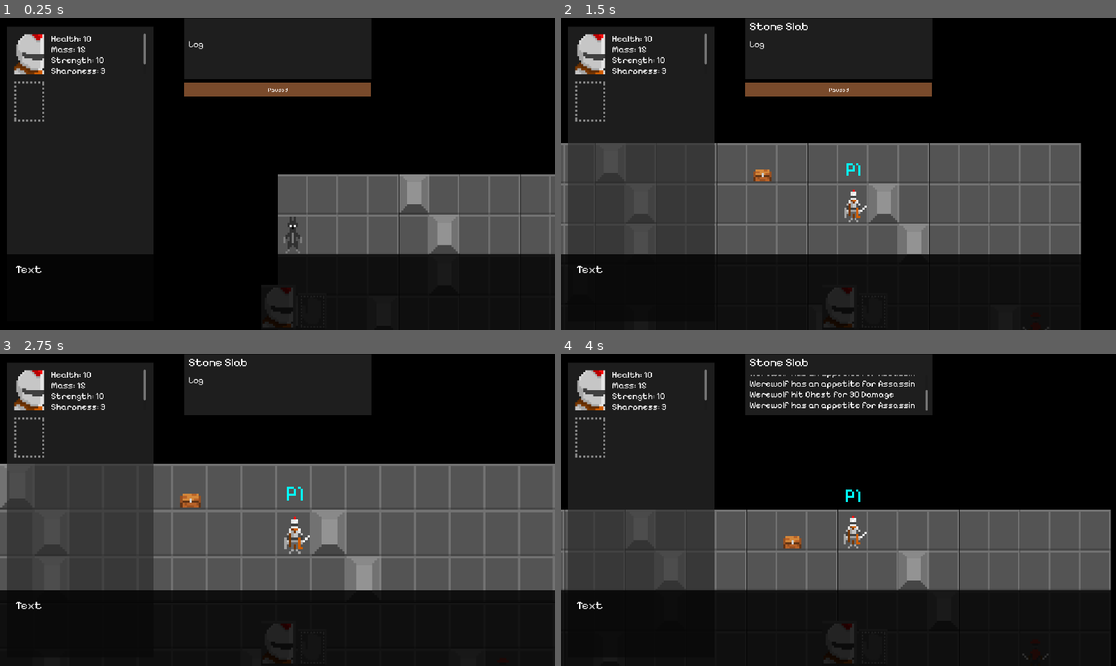
Above: before the commit, frames 1-4 (two rows, left to right).
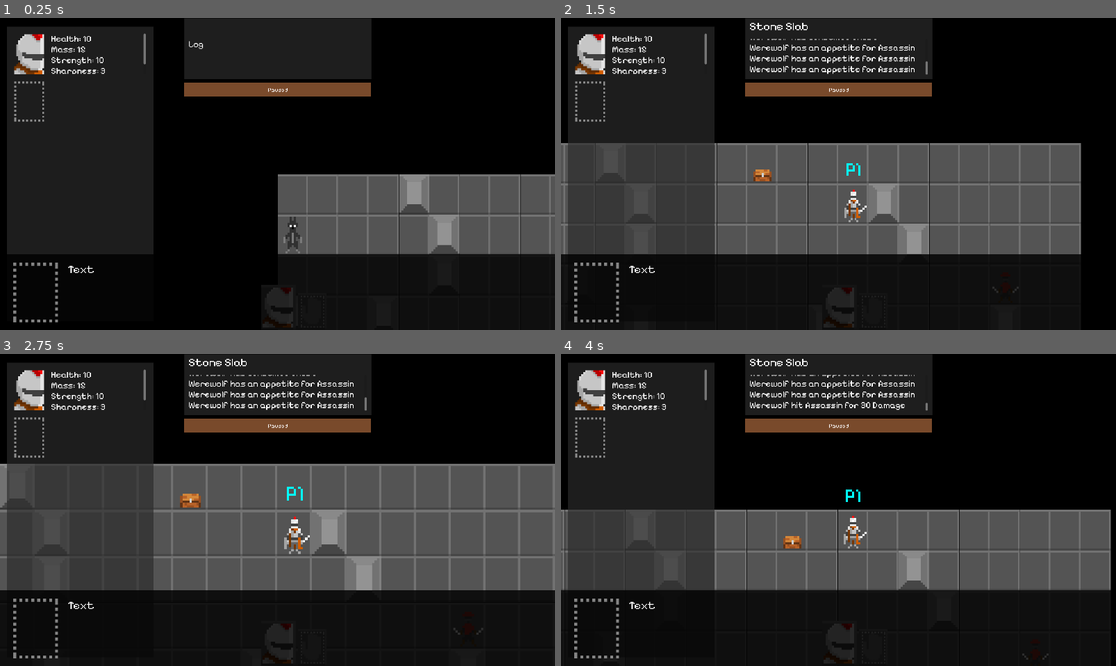
Above: after the commit, the same moments.

Repository: joshandersn/firecrest
Game: Godot game, scene res://main.tscn
Same seed, same stepped clock (60 frames per second), same inputs: the game is played once before the commit and once after it.
Inputs (mouse positions are in pixels of both pictures, inside the frame that each line leads up to):
- Up to frame 1 (0.25 s): no input
- Up to frame 2 (1.5 s): tap Enter (ui_accept) at 0.5, 0.77, 0.8, 1.07, 1.35 s; move the mouse to (855, 192) at 0.52 s; hold D (move_right) 0.53-1.28 s; tap T (talk, bound only after the commit) at 0.6 s; move the mouse to (583, 192) at 1.27 s; hold S (move_down) from 1.28 s (still down)
- Up to frame 3 (2.75 s): tap Enter (ui_accept) at 1.52, 1.82, 2.3 s; tap T (talk, bound only after the commit) at 1.55 s; move the mouse to (49, 491) at 2.02 s; release S (move_down) at 2.03 s; hold D (move_right) from 2.03 s (still down); tap = (zoom_in) at 2.1 s
- Up to frame 4 (4 s): tap Enter (ui_accept) at 2.75, 3.02, 3.32, 3.77, 3.8 s; move the mouse to (616, 488) at 2.77 s; release D (move_right) at 2.78 s; hold W (move_up) 2.78-3.53 s; tap - (zoom_out) at 2.85 s; tap T (talk, bound only after the commit) at 3.05, 3.6 s; move the mouse to (672, 528) at 3.52 s; hold A (move_left) from 3.53 s (still down)

The runs differ from the first frame. In frame 1, 0.3% of the frame differs, in the area x 2-17%, y 78-98%; in frame 2, 1.1%; in frame 3, 2.6%, in the area x 2-87%, y 6-98%; in frame 4, 2.2%.

Commit message:
entities will now eat dead items

Diff:
--- a/Objects/entity.gd
+++ b/Objects/entity.gd
@@ -6,9 +6,11 @@
 
 @onready var move = $Move
 @onready var sensory = $Sensory
+@onready var talk = $Talk
 
 var detected_entities: Array[Node2D]
 var rng = RandomNumberGenerator.new()
+
 
 func refresh() -> void:
 	$Label.visible = is_player
@@ -55,7 +57,7 @@
 			for target in targets:
 				if target.entity.protein < entity.mass:
 					desired_target = target
-			if desired_target and desired_target.entity.health > 0:
+			if desired_target:
 				move_toward_direction(desired_target)
 				Game.game_log.emit(str(entity.tag, " has an appetite for ", desired_target.entity.tag))
 			else:
@@ -72,7 +74,12 @@
 		elif Input.is_action_just_pressed("move_right"):
 			move.use(Vector2.RIGHT)
 
+		if Input.is_action_just_pressed("talk"):
+			talk.use(Game.current_focused_entity)
+
+
 
 func _on_mouse_entered() -> void:
+	Game.current_focused_entity = self
 	Game.ui_inspect_entity_description = str(entity.tag)
 	Game.emit_signal("ui_update")
--- a/Objects/entity.tscn
+++ b/Objects/entity.tscn
@@ -1,9 +1,10 @@
-[gd_scene load_steps=7 format=3 uid="uid://dhokegx1ki0fl"]
+[gd_scene load_steps=8 format=3 uid="uid://dhokegx1ki0fl"]
 
 [ext_resource type="Script" path="res://Objects/entity.gd" id="1_e7jks"]
 [ext_resource type="Script" path="res://Skills/move.gd" id="3_0mojd"]
 [ext_resource type="Script" path="res://Objects/interact.gd" id="3_a4ejc"]
 [ext_resource type="Script" path="res://Objects/sensory.gd" id="4_1eewo"]
+[ext_resource type="Script" path="res://Objects/talk.gd" id="5_jeh80"]
 
 [sub_resource type="RectangleShape2D" id="RectangleShape2D_rhqge"]
 size = Vector2(14, 19)
@@ -67,6 +68,9 @@
 shape = SubResource("RectangleShape2D_no7i7")
 debug_color = Color(0.992962, 0, 0.274415, 0.0431373)
 
+[node name="Talk" type="Node" parent="."]
+script = ExtResource("5_jeh80")
+
 [connection signal="mouse_entered" from="." to="." method="_on_mouse_entered"]
 [connection signal="area_entered" from="Sense" to="Sensory" method="_on_area_2d_area_entered"]
 [connection signal="area_exited" from="Sense" to="Sensory" method="_on_area_2d_area_exited"]
--- a/Objects/interact.gd
+++ b/Objects/interact.gd
@@ -2,17 +2,23 @@
 
 func use(body, user) -> void:
 	if "entity" in body:
-		if body.entity.health <= 0 and user.is_player:
-			Game.opened_storage_contents = body.entity.storage
-			Game.opened_storage_containers.append(body)
-			Game.emit_signal("ui_update")
-			if body.entity.storage == []:
-				if user.entity.strength >= body.entity.mass:
-					user.entity.storage.append(body.entity)
-					Game.opened_storage_containers = []
-					body.queue_free()
-				else:
-					Game.emit_signal("game_log", str(body.entity.tag, " is too heavy (", body.entity.mass, ") for ", user.entity.tag, " to pick up!"))
+		if body.entity.health <= 0:
+			if user.is_player:
+				Game.opened_storage_contents = body.entity.storage
+				Game.opened_storage_containers.append(body)
+				Game.emit_signal("ui_update")
+				if body.entity.storage == []:
+					if user.entity.strength >= body.entity.mass:
+						user.entity.storage.append(body.entity)
+						Game.opened_storage_containers = []
+						body.queue_free()
+					else:
+						Game.emit_signal("game_log", str(body.entity.tag, " is too heavy (", body.entity.mass, ") for ", user.entity.tag, " to pick up!"))
+			else:
+				user.entity.storage.append(body.entity)
+				Game.players.erase(body)
+				body.queue_free()
+				Game.emit_signal("game_log", str(user.entity.tag, " has consumed ", body.entity.tag))
 		else:
 			var damage = user.entity.mass + user.entity.sharpness
 			if user.entity.wielded:
--- /dev/null
+++ b/Objects/talk.gd
@@ -0,0 +1,6 @@
+extends Node
+
+@onready var parent = get_parent()
+func use(target) -> void:
+	print(target)
+	#Game.start_conversation(parent, target)
--- a/game.gd
+++ b/game.gd
@@ -11,6 +11,8 @@
 var ui_inspect_tile_description: String
 var ui_inspect_entity_title: String
 var ui_inspect_entity_description: String
+var current_focused_entity: Node2D
+
 signal ui_update
 signal center_camera
 signal game_log
--- a/main.gd
+++ b/main.gd
@@ -20,7 +20,7 @@
 	if Input.is_action_just_pressed("toggle_inventory"):
 		$UI.toggle_inventory_view()
 
-	if Input.is_action_just_pressed("ui_accept"):
+	if Input.is_action_just_pressed("pause"):
 		Game.real_time = !Game.real_time
 		Game.emit_signal("ui_update")
 
--- a/main.tscn
+++ b/main.tscn
@@ -271,12 +271,12 @@
 grow_vertical = 2
 color = Color(0, 0, 0, 0.823529)
 
-[node name="Log" type="RichTextLabel" parent="UI/HUD/Dialog"]
+[node name="DialogContent" type="RichTextLabel" parent="UI/HUD/Dialog"]
 layout_mode = 1
 anchors_preset = 15
 anchor_right = 1.0
 anchor_bottom = 1.0
-offset_left = 53.0
+offset_left = 234.0
 offset_top = 28.0
 offset_right = -43.0
 offset_bottom = -24.0
@@ -286,6 +286,14 @@
 text = "Text"
 scroll_following = true
 
+[node name="PlayerPortrait" type="TextureRect" parent="UI/HUD/Dialog"]
+layout_mode = 1
+offset_left = 46.0
+offset_top = 29.0
+offset_right = 201.0
+offset_bottom = 236.0
+texture = ExtResource("5_0pqpv")
+
 [node name="WorldTick" type="Timer" parent="."]
 wait_time = 2.0
 autostart = true
--- a/project.godot
+++ b/project.godot
@@ -71,6 +71,16 @@
 "events": [Object(InputEventKey,"resource_local_to_scene":false,"resource_name":"","device":-1,"window_id":0,"alt_press …(192 unchanged characters)…
 ]
 }
+talk={
+"deadzone": 0.5,
+"events": [Object(InputEventKey,"resource_local_to_scene":false,"resource_name":"","device":-1,"window_id":0,"alt_pressed":false,"shift_pressed":false,"ctrl_pressed":false,"meta_pressed":false,"pressed":false,"keycode":0,"physical_keycode":84,"key_label":0,"unicode":116,"location":0,"echo":false,"script":null)
+]
+}
+pause={
+"deadzone": 0.5,
+"events": [Object(InputEventKey,"resource_local_to_scene":false,"resource_name":"","device":-1,"window_id":0,"alt_pressed":false,"shift_pressed":false,"ctrl_pressed":false,"meta_pressed":false,"pressed":false,"keycode":0,"physical_keycode":80,"key_label":0,"unicode":112,"location":0,"echo":false,"script":null)
+]
+}
 
 [layer_names]
 
--- a/ui.gd
+++ b/ui.gd
@@ -79,7 +79,7 @@
 	$HUD/TileInspect.text = str(Game.ui_inspect_tile_description)
 	$HUD/Paused.visible = !Game.real_time
 	update_storage_list($HUD/OpenedStorageList, Game.opened_storage_contents)
-	if Game.players[0]:
+	if Game.players.size() > 0 and is_instance_valid(Game.players[0]):
 		var player = Game.players[0].entity
 		$HUD/PlayerInvBG/PlayerPortrait.texture = player.portrait
 		$HUD/PlayerPortrait.texture = player.portrait
